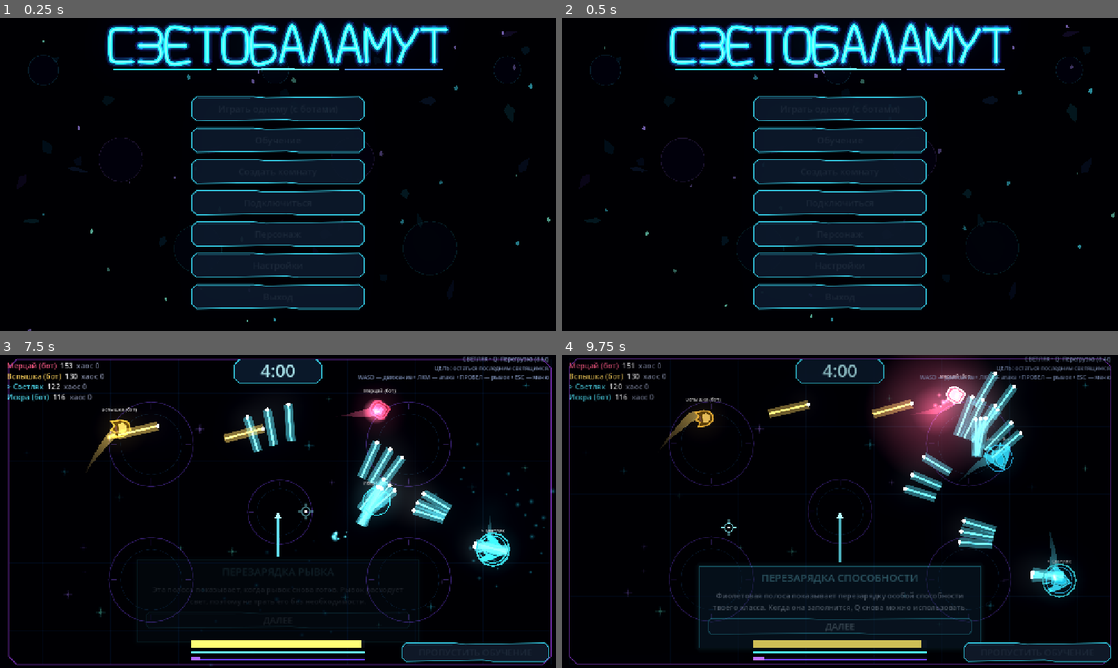
Above: before the commit, frames 1-4 (two rows, left to right).
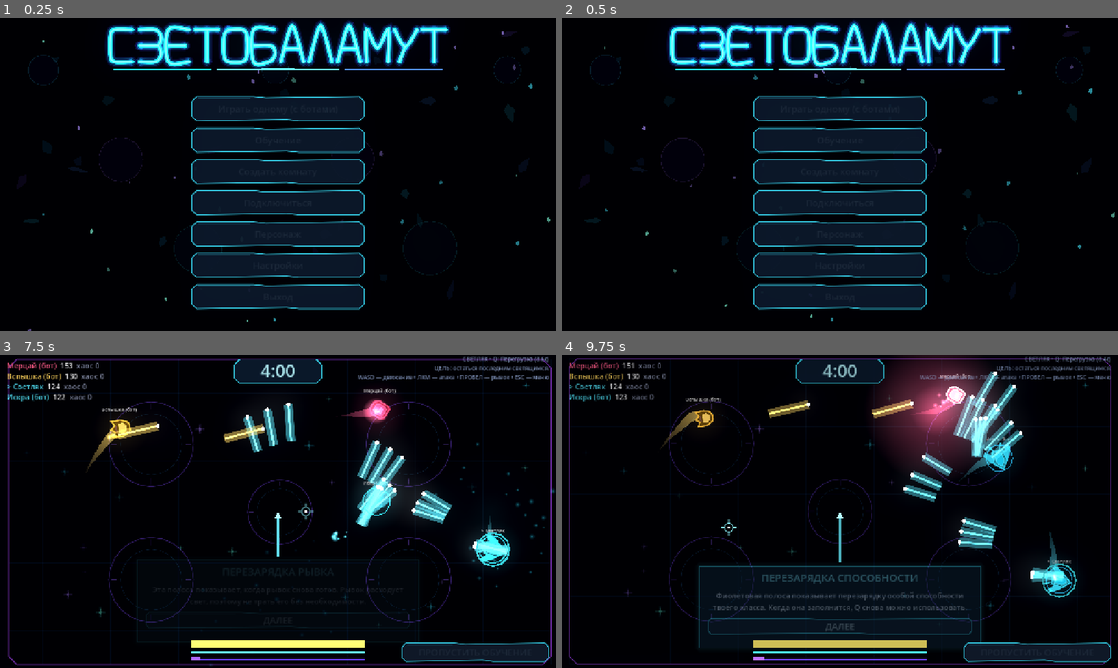
Above: after the commit, the same moments.

Repository: DvoreZZKy/svetobalamut
Game: Godot game, scene res://scenes/menu.tscn
Same seed, same stepped clock (60 frames per second), same inputs: the game is played once before the commit and once after it.
Inputs (mouse positions are in pixels of both pictures, inside the frame that each line leads up to):
- Up to frame 1 (0.25 s): no input
- Up to frame 2 (0.5 s): no input
- Up to frame 3 (7.5 s): click "Играть одному (с ботами)" at 0.5 s; tap Enter (restart) at 1.25 s; move the mouse to (400, 495) at 1.27 s; hold D (right) 1.28-2 s; tap Q (ability) at 1.35 s; click (400, 495) at 1.42 s; click "ДАЛЕЕ" at 2 s; move the mouse to (166, 527) at 2.77 s; hold S (down) 2.78-3.53 s; tap Space (dash) at 2.85 s; move the mouse to (333, 442) at 3.52 s; press the mouse at (333, 442) at 3.53 s; hold D (right) 3.53-4.28 s; move the mouse to (250, 574) at 4.27 s; release the mouse at (250, 574) at 4.28 s; hold W (up) 4.28-5.03 s; tap E (possess) at 4.35 s; click (250, 574) at 4.42 s; move the mouse to (444, 558) at 5.02 s; hold A (left) 5.03-6.5 s; tap Shift at 5.1 s; move the mouse to (111, 464) at 5.77 s; tap F at 5.85 s; click "ДАЛЕЕ" at 6.5 s; move the mouse to (305, 511) at 7.27 s; hold S (down) from 7.28 s (still down); tap Keypad Enter at 7.35 s; click (305, 511) at 7.42 s
- Up to frame 4 (9.75 s): move the mouse to (756, 433) at 8.02 s; release S (down) at 8.03 s; hold D (right) 8.03-8.78 s; tap Q (ability) at 8.1 s; move the mouse to (962, 495) at 8.77 s; hold W (up) 8.78-9.53 s; hold Space (dash) 8.78-9.53 s; move the mouse to (728, 527) at 9.52 s; hold D (right) from 9.53 s (still down); click (728, 527) at 9.6 s

Frames 1-2 are identical in both runs. In frame 3, less than 0.1% of the frame differs, in the area x 10-66%, y 9-94%; in frame 4, less than 0.1%, in the area x 10-88%, y 9-94%.

Commit message:
Normalize Firefly shot cost for sustainable combat

Diff:
--- a/scripts/sim.gd
+++ b/scripts/sim.gd
@@ -211,7 +211,7 @@
 	p.pos += p.vel * dt
 	_wall_bounce(p)
 
-	var shot_cost: float = 1.5 if p.kind == 0 else SHOT_COST
+	var shot_cost: float = SHOT_COST
 	if want_fire and p.fire_cd <= 0.0 and p.light > shot_cost + 0.5:
 		if p.kind == 1:
 			_capsule_shockwave(p)
